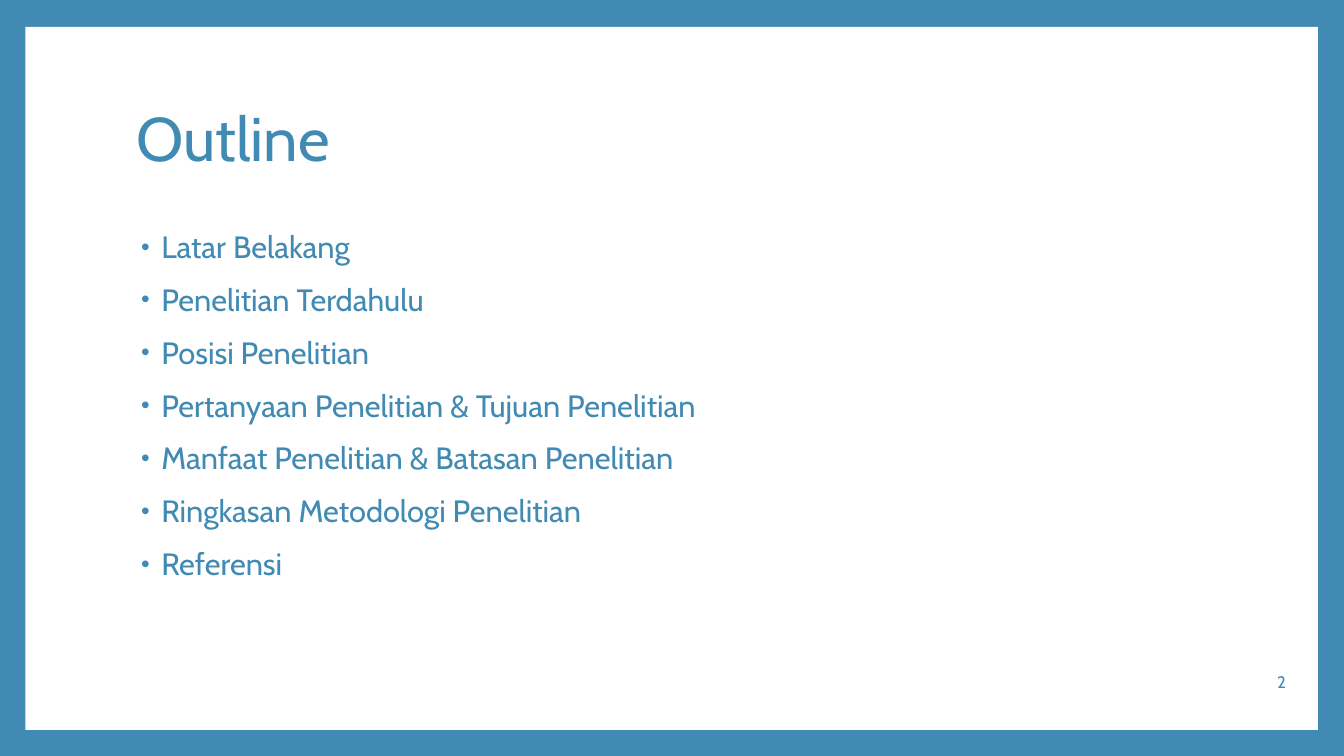
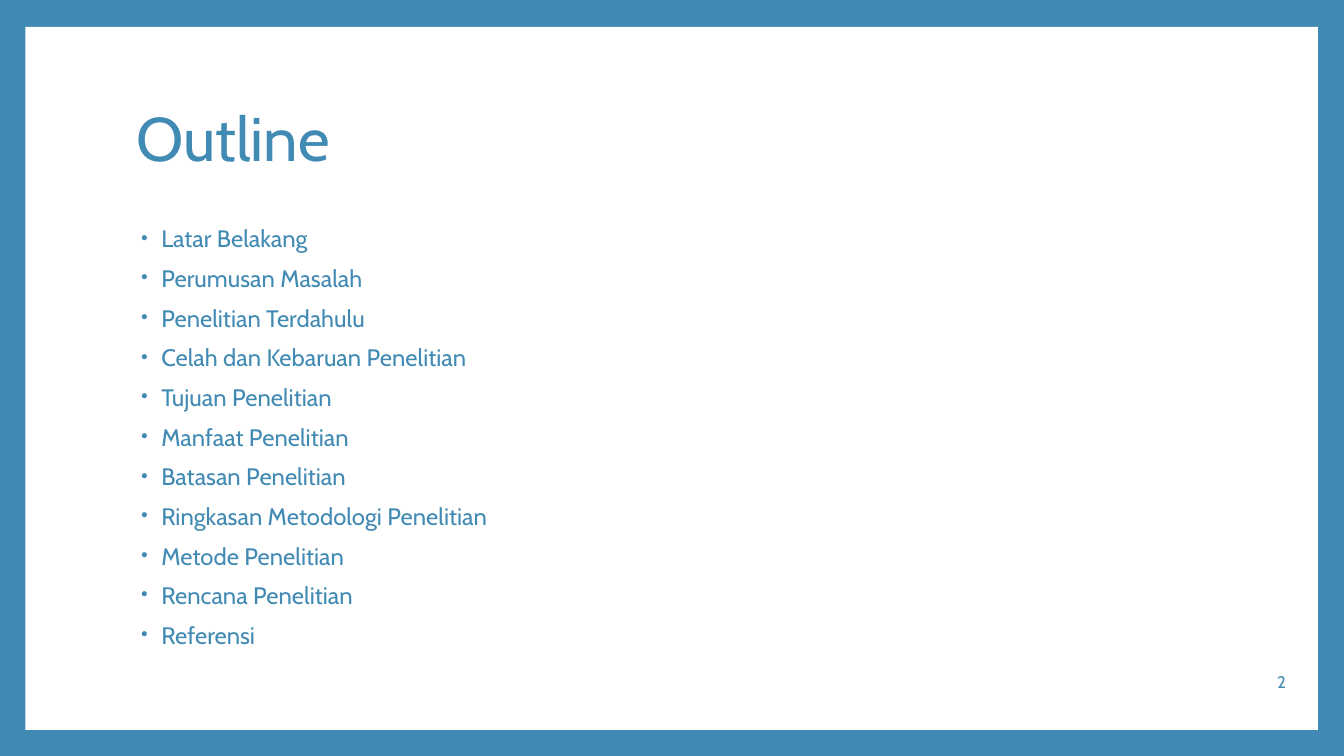
Before and after one commit to ilhamnurpratama/thesis-pmis, a slide deck: slide 2 of Presentasi-ProposalTesis-IlhamNurPratama21066663282.pptx. Drawn at 1344x756 pixels with LibreOffice and Linux fonts; fonts in the diff are those of the drawing; background and template pictures are left out. Boxes give left, top, right and bottom in pixels: in the first picture for what was removed or moved away, otherwise in the second. Text is boxed around its words. In the diff, an @@ line names an element or a change of style, - is before the commit and + after.

```diff
--- a/Presentasi-ProposalTesis-IlhamNurPratama21066663282.pptx
+++ b/Presentasi-ProposalTesis-IlhamNurPratama21066663282.pptx
@@ text at (161,229,487,644): size 22 to 17.1 pt in "Latar Belakang", "Penelitian Terdahulu", "Ringkasan Metodologi Penelitian", "Referensi"; line spacing 0.9 to 0.7 @@
@@ text at (161,269,362,287): paragraph added @@
+• Perumusan Masalah
@@ text at (161,348,467,486): text changed; size 22 to 17.1 pt @@
-• Posisi Penelitian
-• Pertanyaan Penelitian & Tujuan Penelitian
-• Manfaat Penelitian & Batasan Penelitian
+• Celah dan Kebaruan Penelitian
+• Tujuan Penelitian
+• Manfaat Penelitian
+• Batasan Penelitian
@@ text at (161,547,353,605): paragraphs added @@
+• Metode Penelitian
+• Rencana Penelitian
```
Also in this commit, not shown: 2 other slides changed, 33 slides added, 1 slide removed, 8 other files.
